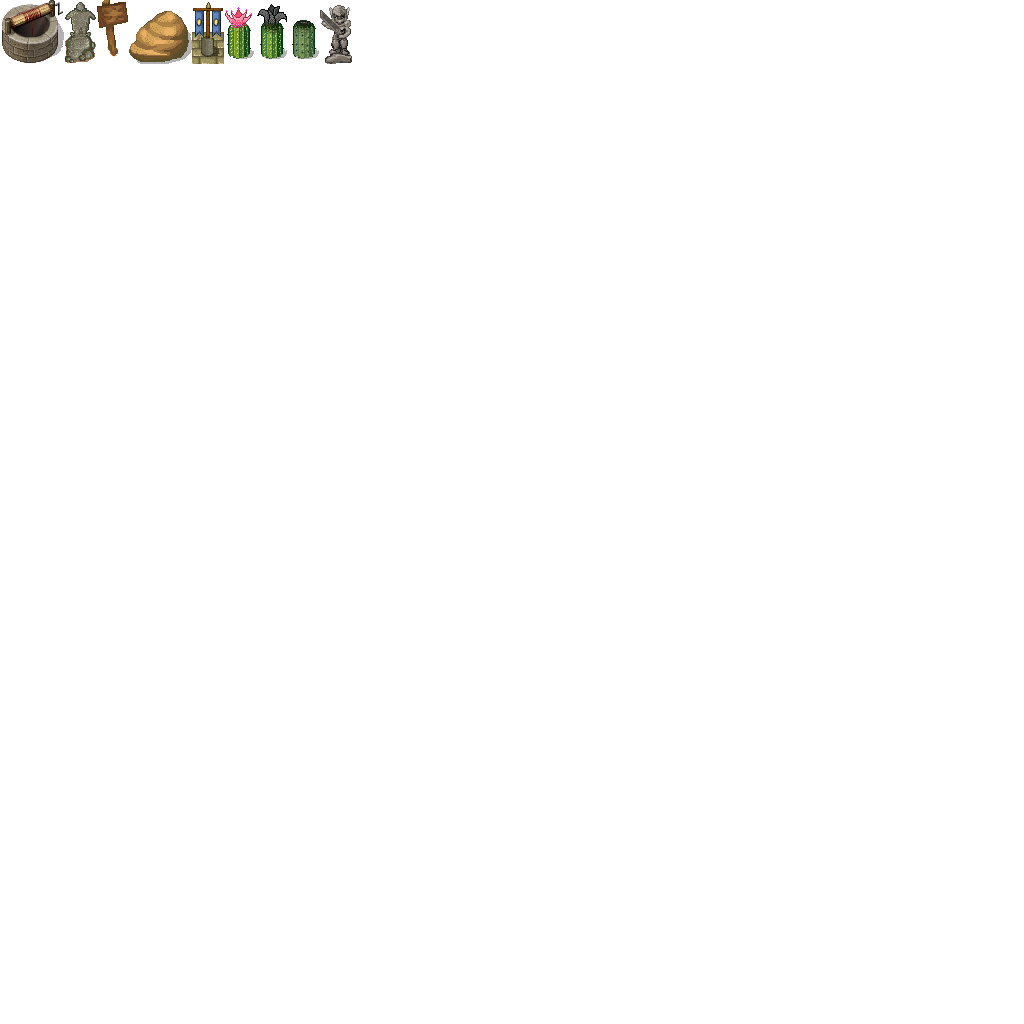
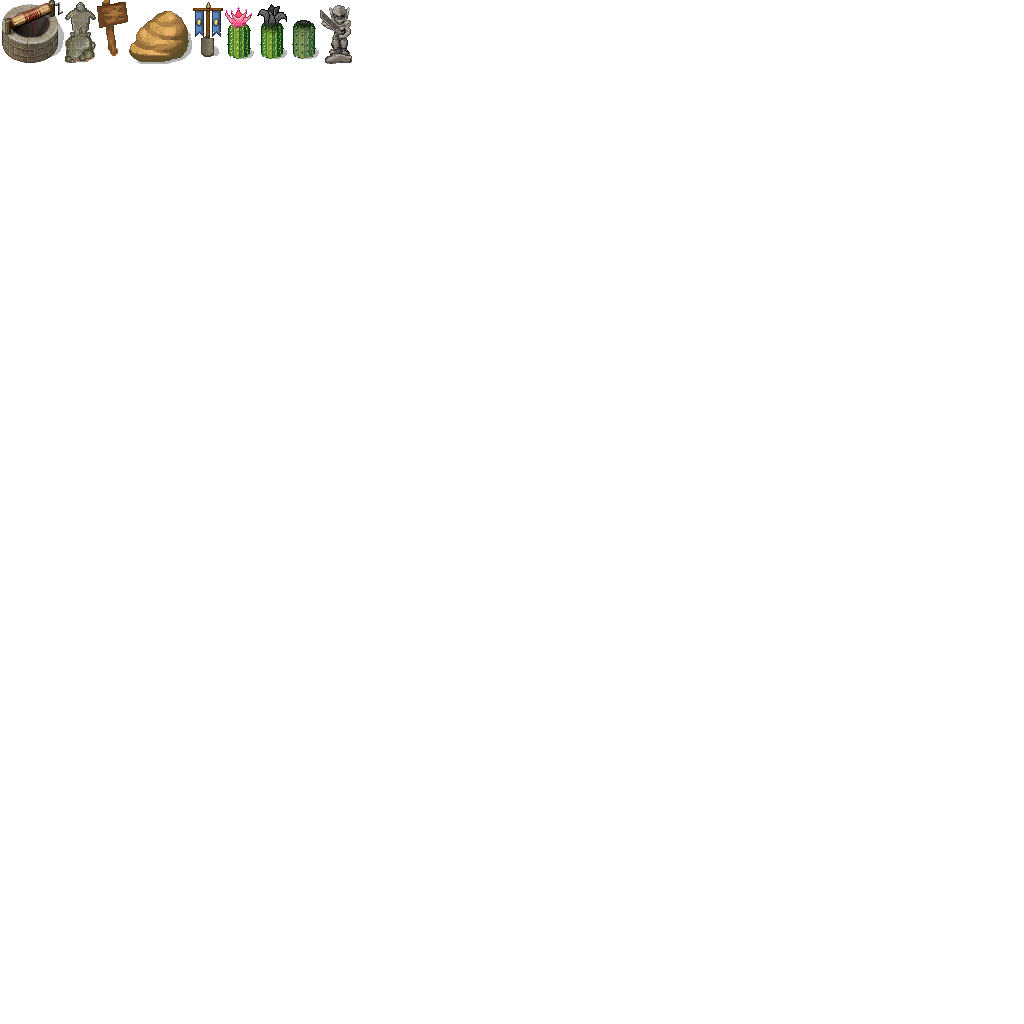
Layers edited between the first and the second 1024px x 1024px image:
"Schatten": opacity 30% → 100%, painted on it over [191, 32, 288, 64]
painted on "Hintergrund" over [191, 32, 288, 64]
